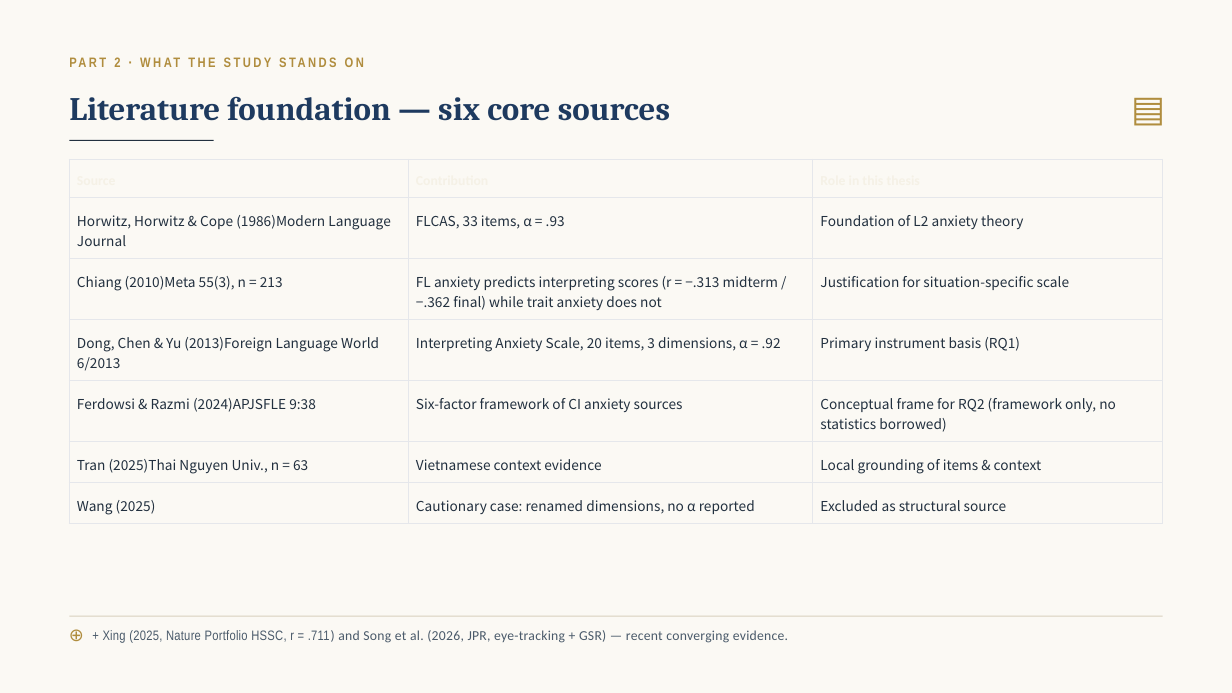
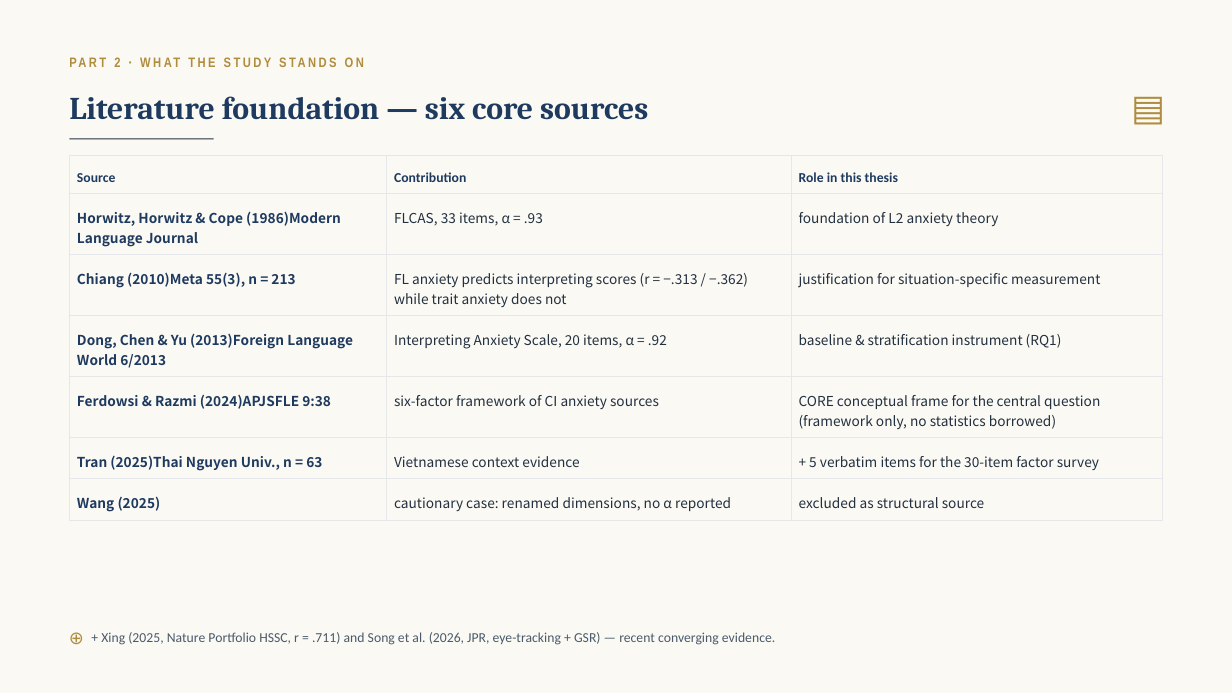
Before and after one commit to longme179/GLM-sessions-sandbox-archive, a slide deck: slide 3 of projects/SPNC/deliverables/SPNC_progress_report_supervisor.pptx. Drawn at 1232x693 pixels with LibreOffice and Linux fonts; fonts in the diff are those of the drawing. Boxes give left, top, right and bottom in pixels: in the first picture for what was removed or moved away, otherwise in the second. Text is boxed around its words. In the diff, an @@ line names an element or a change of style, - is before the commit and + after.

Commit message:
SPNC session 7: refocus D16 — anxiety-INDUCING FACTORS central (RQ2 core, Dong-20 baseline+stratification); ledgers updated via Agent-1 (A2-001 done), ICAS hunt A2-002 running; deck+sotay regenerated v2, synced host md5 4/4

```diff
--- a/projects/SPNC/deliverables/SPNC_progress_report_supervisor.pptx
+++ b/projects/SPNC/deliverables/SPNC_progress_report_supervisor.pptx
@@ text "Literature foundation — six core ..." at <box>69,96,648,120</box>: size 19.1 to 18.6 pt; line spacing 28.7pt to 27.8pt @@
@@ table at <box>69,155,1162,516</box> @@
-row 2, column 3: Foundation of L2 anxiety theory
+row 2, column 3: foundation of L2 anxiety theory
-row 3, column 2: FL anxiety predicts interpreting scores (r = −.313 midterm / −.362 final) while trait anxiety does not
+row 3, column 2: FL anxiety predicts interpreting scores (r = −.313 / −.362) while trait anxiety does not
-row 3, column 3: Justification for situation-specific scale
+row 3, column 3: justification for situation-specific measurement
-row 4, column 2: Interpreting Anxiety Scale, 20 items, 3 dimensions, α = .92
+row 4, column 2: Interpreting Anxiety Scale, 20 items, α = .92
-row 4, column 3: Primary instrument basis (RQ1)
+row 4, column 3: baseline & stratification instrument (RQ1)
-row 5, column 2: Six-factor framework of CI anxiety sources
+row 5, column 2: six-factor framework of CI anxiety sources
-row 5, column 3: Conceptual frame for RQ2 (framework only, no statistics borrowed)
+row 5, column 3: CORE conceptual frame for the central question (framework only, no statistics borrowed)
-row 6, column 3: Local grounding of items & context
+row 6, column 3: + 5 verbatim items for the 30-item factor survey
-row 7, column 2: Cautionary case: renamed dimensions, no α reported
+row 7, column 2: cautionary case: renamed dimensions, no α reported
-row 7, column 3: Excluded as structural source
+row 7, column 3: excluded as structural source
@@ text colour #F5F1E6 to #1E3A5F in "Source", "Contribution", "Role in this thesis" @@
@@ text colour #22303F to #1E3A5F, bold on in "Horwitz, Horwitz & Cope (1986)Modern Language Journal", "Chiang (2010)Meta 55(3), n = 213", "Dong, Chen & Yu (2013)Foreign Language World ...", "Ferdowsi & Razmi (2024)APJSFLE 9:38" and 2 more places @@
@@ table: place and size @@
-table at <box>69,159,1162,519</box>
+table at <box>69,155,1162,516</box>
@@ line removed from (69, 616) to (1163, 616) @@
@@ text "+ Xing (2025, Nature Portfolio ..." at <box>101,632,775,645</box>: font Arial Narrow to Calibri in "+ Xing (2025, Nature Portfolio HSSC, r ..."; letter spacing 0.1 to 0 pt; line spacing 9.7pt to 9.1pt @@
```
Also in this commit, not shown: 12 other slides changed, 15 other files.
